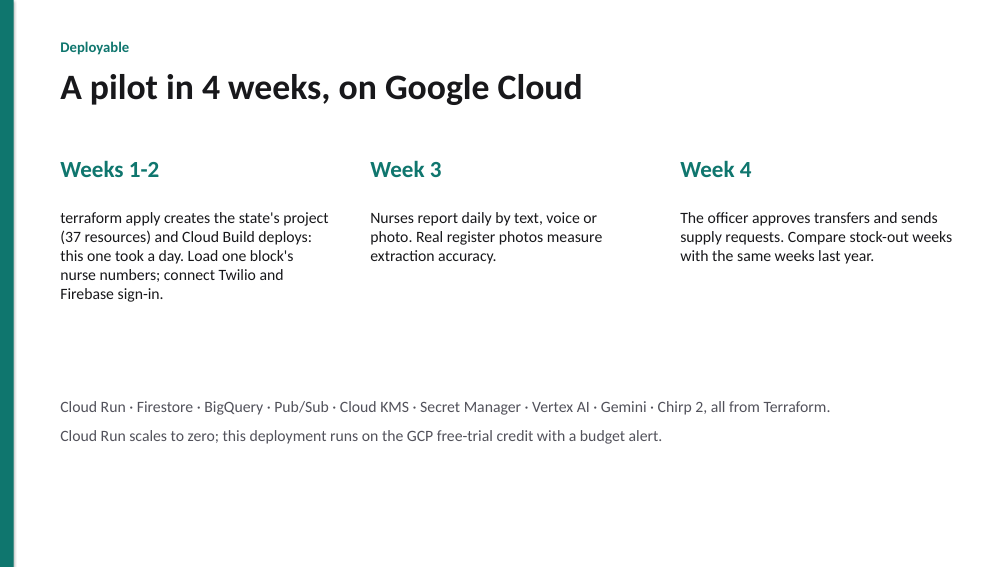
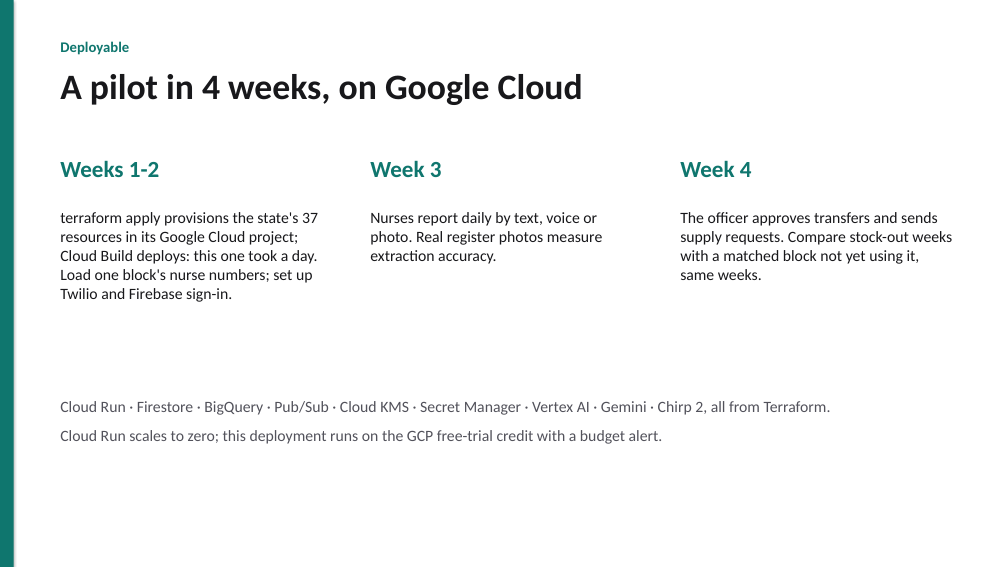
Before and after one commit to akshat333-debug/AushadhiNet, a slide deck: slide 11 of docs/pitch/AushadhiNet-pitch.pptx. Drawn at 1008x567 pixels with LibreOffice and Linux fonts; fonts in the diff are those of the drawing. Boxes give left, top, right and bottom in pixels: in the first picture for what was removed or moved away, otherwise in the second. Text is boxed around its words. In the diff, an @@ line names an element or a change of style, - is before the commit and + after.

```diff
--- a/docs/pitch/AushadhiNet-pitch.pptx
+++ b/docs/pitch/AushadhiNet-pitch.pptx
@@ text at (60,212,318,302): text changed @@
-terraform apply creates the state's project (37 resources) and Cloud Build deploys: this one took a day. Load one block's nurse numbers; connect Twilio and Firebase sign-in.
+terraform apply provisions the state's 37 resources in its Google Cloud project; Cloud Build deploys: this one took a day. Load one block's nurse numbers; set up Twilio and Firebase sign-in.
@@ text at (680,212,952,280): text changed @@
-The officer approves transfers and sends supply requests. Compare stock-out weeks with the same weeks last year.
+The officer approves transfers and sends supply requests. Compare stock-out weeks with a matched block not yet using it, same weeks.
```
Also in this commit, not shown: 3 other slides changed, 7 other files.
